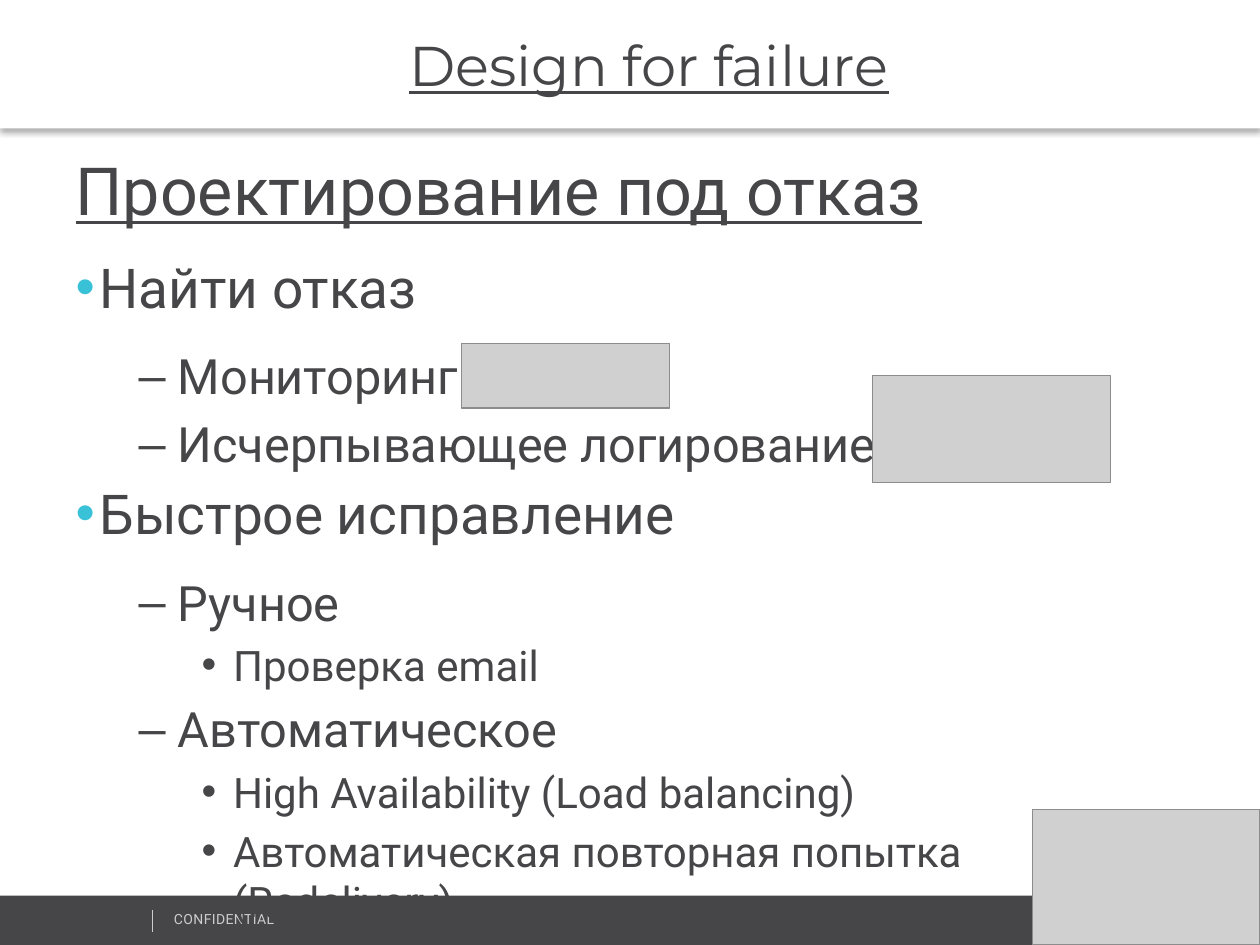
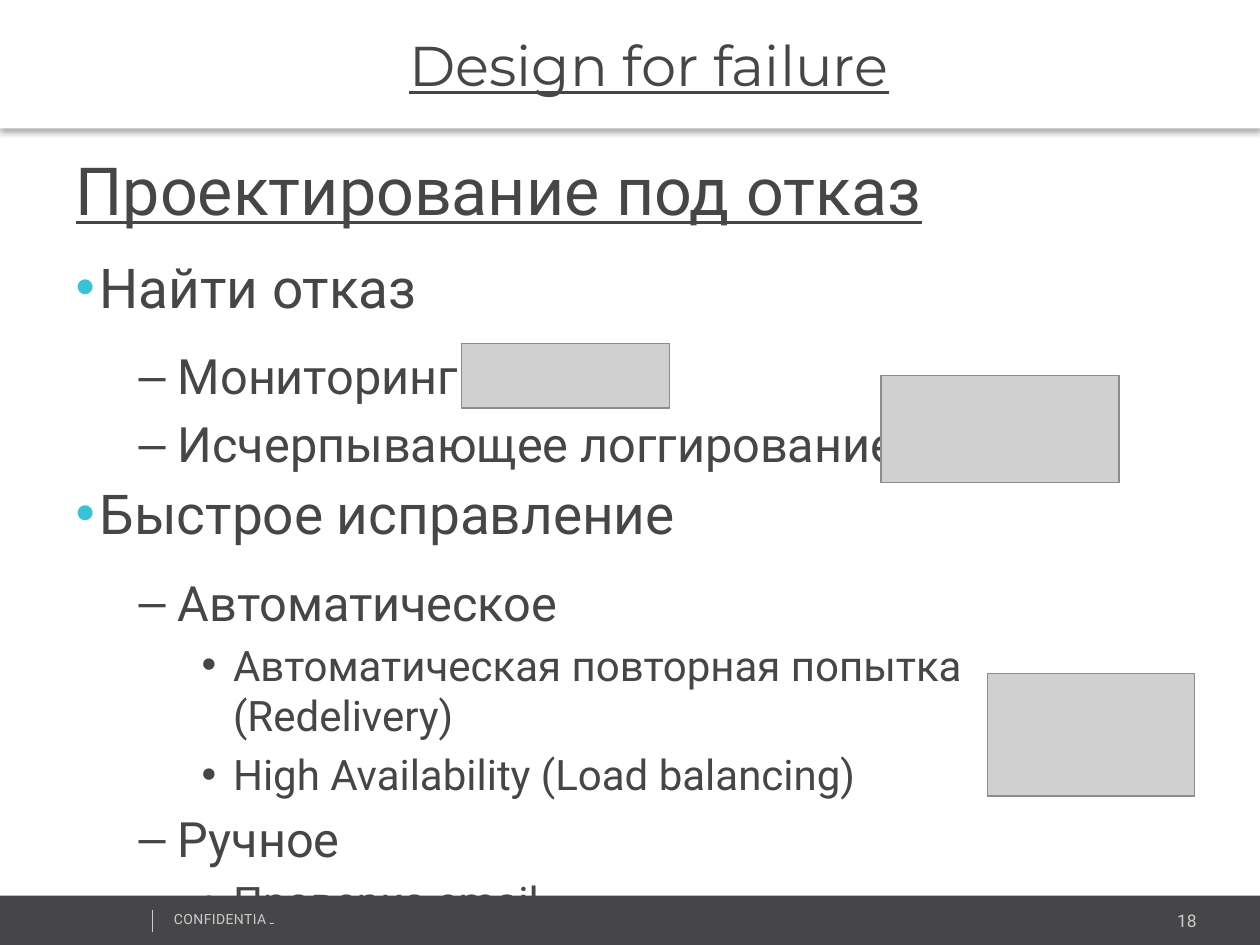
Before and after one commit to vitali-kviatkouski/personal, a slide deck: slide 18 of Microservices_Template.pptx. Drawn at 1260x945 pixels with LibreOffice and Linux fonts; fonts in the diff are those of the drawing; grey boxes stand for pictures; background and template pictures are left out. Boxes give left, top, right and bottom in pixels: in the first picture for what was removed or moved away, otherwise in the second. Text is boxed around its words. In the diff, an @@ line names an element or a change of style, - is before the commit and + after.

```diff
--- a/Microservices_Template.pptx
+++ b/Microservices_Template.pptx
@@ picture: place and size @@
-picture at [872, 375, 1110, 483]
+picture at [881, 375, 1119, 483]
@@ text at [178, 418, 896, 474]: text changed @@
-  – Исчерпывающее логирование
+  – Исчерпывающее логгирование
@@ text at [178, 586, 962, 800]: paragraphs added @@
+  – Автоматическое
+    • Автоматическая повторная попытка (Redelivery)
+    • High Availability (Load balancing)
@@ picture: place and size @@
-picture at [1032, 810, 1260, 945]
+picture at [988, 674, 1194, 796]
@@ text at [178, 712, 962, 876]: paragraphs removed @@
-  – Автоматическое
-    • High Availability (Load balancing)
-    • Автоматическая повторная попытка (Redelivery)
```
Also in this commit, not shown: 4 other slides changed, 3 slides added, 2 other files.
